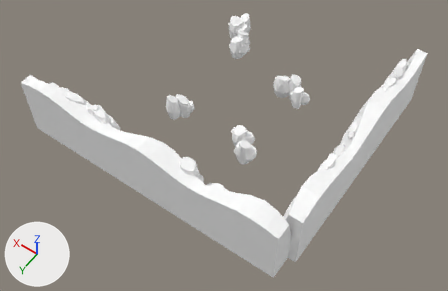
Before and after pictures for a commit that changed the glTF model assets/models/mine_reference/backdrop.glb.
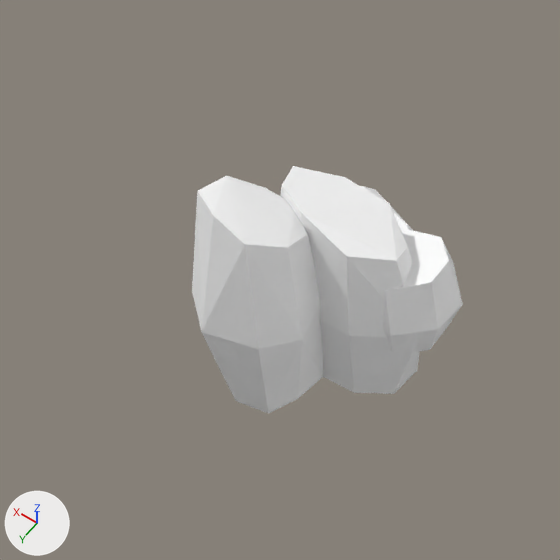
There are two pictures of each version: one whole from a 50 mm lens placed at (-96.2, 139.2, 177.6), pointed at (-10.9, 19.8, -10.0), one close up on the part from 33% to 46% of the width and 26% to 47% of the height. The lights are fixed; the arrows at lower left show +X, +Y and +Z. The older version's two pictures come first. Where no turn or scale is listed for an object, it has been applied to the vertices. Vertices at exactly the same position are counted once.

The first close-up shows 'backdrop_Mine_Rock'.
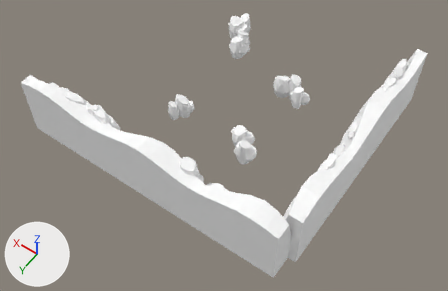
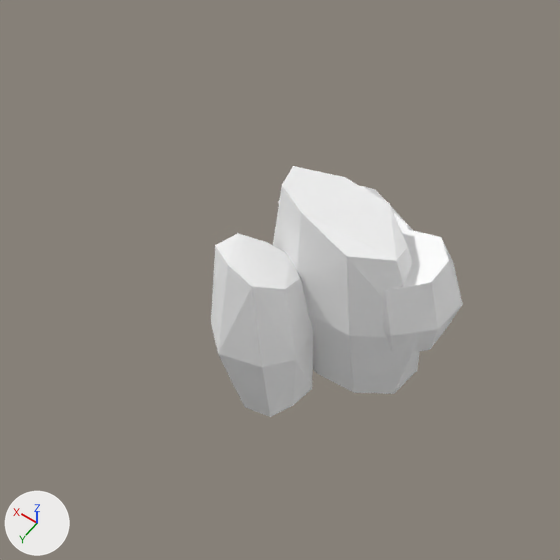
Pixel boxes (x1, y1, x2, y2) of what changed, in the close-ups (560 x 560 px; the box of a moved part takes in the faces that stretch with it):
'backdrop_Mine_Rock', reshaped (7% narrower)
    before: (192, 166, 463, 414)
    after: (211, 166, 463, 417)
part 1 of me_chasmpillar_005, moved or reshaped
    before: (192, 176, 323, 414)
    after: (211, 233, 313, 417)

The change, as a diff of the scene's bpy script:
```diff
--- a/assets/models/mine_reference/backdrop.glb.py
+++ b/assets/models/mine_reference/backdrop.glb.py
@@ me_chasmpillar_005 @@
 me_chasmpillar_005.from_pydata(...)  # 2400 vertices, 4448 faces; spans x -37.0..76.0, y -66.0..33.0, z -8.1..20.0
 # used by ob_backdrop_mine_rock; location = (-22.0, 22.0, -3.0)
+# me_chasmpillar_005 part 1: the loose piece of 24 vertices spanning x 32.3..37.6, y -5.0..0.9, z -5.8..5.5 is scaled about its middle by 0.78, then moved by (0.0, 0.0, -2.0)
 me_chasmpillar_005.materials.append(mat_mine_rock)
```
